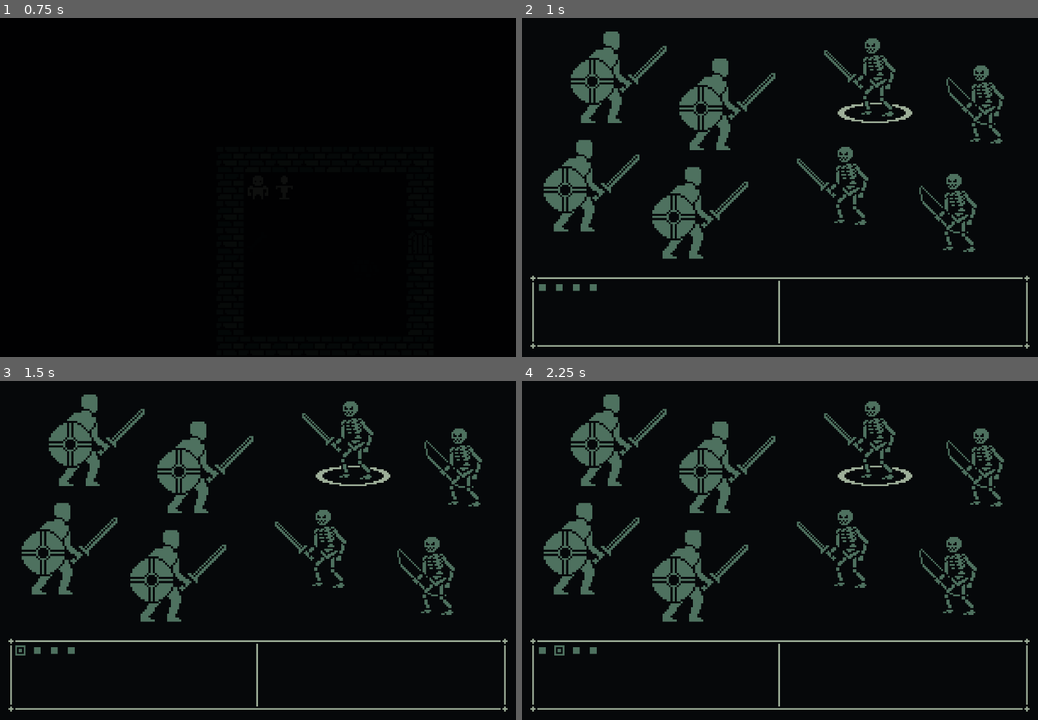
Above: before the commit, frames 1-4 (two rows, left to right).
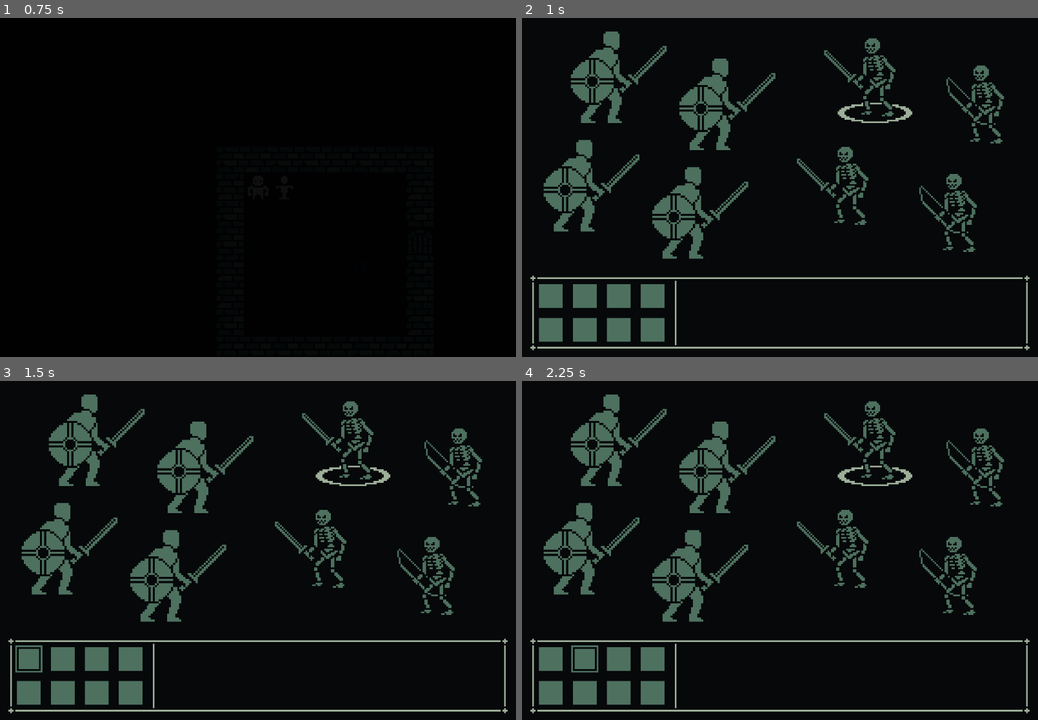
Above: after the commit, the same moments.

Repository: Paraldos/vampire-game
Game: Godot game, scene res://world.tscn
Two runs of this game, one before a commit and one after it. Both use one fixed random seed, a clock stepped at 60 frames per second and the inputs below.
Inputs (mouse positions are in pixels of both pictures, inside the frame that each line leads up to; where the layout moved, square brackets give the same spot in the first picture):
- Up to frame 1 (0.75 s): tap Enter at 0.5 s; hold D (right) from 0.53 s (still down)
- Up to frame 2 (1 s): keep holding D (right)
- Up to frame 3 (1.5 s): release D (right) at 1.25 s; click (30, 658) [20, 652] at 1.25 s
- Up to frame 4 (2.25 s): click (583, 658) [558, 652] at 2 s

Frame 1 is identical in both runs. In frame 2, 3.8% of the frame differs, in the area x 1-99%, y 77-99%; in frame 3, 3.8%; in frame 4, 3.9%.

Commit message:
combat controlls

Diff:
--- /dev/null
+++ b/combat/combat_controlls.gd
@@ -0,0 +1,7 @@
+extends MarginContainer
+
+func _ready() -> void:
+	GlobalSignals.activate_character.connect(_on_activate_character)
+
+func _on_activate_character(activted_character : Character):
+	print(activted_character)
--- /dev/null
+++ b/combat/combat_controlls.tscn
@@ -0,0 +1,67 @@
+[gd_scene format=3 uid="uid://bj5y4sdb7wwnn"]
+
+[ext_resource type="Theme" uid="uid://cd6ht6ujise3c" path="res://main_theme.tres" id="1_65ica"]
+[ext_resource type="Script" uid="uid://c7qro5mi67wjj" path="res://combat/combat_controlls.gd" id="2_gbx52"]
+
+[node name="CombatControlls" type="MarginContainer" unique_id=120188225]
+anchors_preset = 15
+anchor_right = 1.0
+anchor_bottom = 1.0
+offset_top = 151.5
+offset_bottom = 0.5
+grow_horizontal = 2
+grow_vertical = 2
+theme = ExtResource("1_65ica")
+theme_override_constants/margin_left = 5
+theme_override_constants/margin_right = 5
+theme_override_constants/margin_bottom = 5
+script = ExtResource("2_gbx52")
+
+[node name="PanelContainer" type="PanelContainer" parent="." unique_id=790606261]
+layout_mode = 2
+
+[node name="HBoxContainer" type="HBoxContainer" parent="PanelContainer" unique_id=885427634]
+layout_mode = 2
+
+[node name="GridContainer" type="GridContainer" parent="PanelContainer/HBoxContainer" unique_id=1497421392]
+layout_mode = 2
+columns = 4
+
+[node name="Button" type="Button" parent="PanelContainer/HBoxContainer/GridContainer" unique_id=1306738341]
+custom_minimum_size = Vector2(16, 16)
+layout_mode = 2
+
+[node name="Button2" type="Button" parent="PanelContainer/HBoxContainer/GridContainer" unique_id=1781957914]
+custom_minimum_size = Vector2(16, 16)
+layout_mode = 2
+
+[node name="Button3" type="Button" parent="PanelContainer/HBoxContainer/GridContainer" unique_id=693810090]
+custom_minimum_size = Vector2(16, 16)
+layout_mode = 2
+
+[node name="Button4" type="Button" parent="PanelContainer/HBoxContainer/GridContainer" unique_id=1864741402]
+custom_minimum_size = Vector2(16, 16)
+layout_mode = 2
+
+[node name="Button5" type="Button" parent="PanelContainer/HBoxContainer/GridContainer" unique_id=1551707438]
+custom_minimum_size = Vector2(16, 16)
+layout_mode = 2
+
+[node name="Button6" type="Button" parent="PanelContainer/HBoxContainer/GridContainer" unique_id=413500767]
+custom_minimum_size = Vector2(16, 16)
+layout_mode = 2
+
+[node name="Button7" type="Button" parent="PanelContainer/HBoxContainer/GridContainer" unique_id=1996741043]
+custom_minimum_size = Vector2(16, 16)
+layout_mode = 2
+
+[node name="Button8" type="Button" parent="PanelContainer/HBoxContainer/GridContainer" unique_id=1443351740]
+custom_minimum_size = Vector2(16, 16)
+layout_mode = 2
+
+[node name="VSeparator" type="VSeparator" parent="PanelContainer/HBoxContainer" unique_id=944197015]
+layout_mode = 2
+
+[node name="Label" type="Label" parent="PanelContainer/HBoxContainer" unique_id=1994581842]
+layout_mode = 2
+size_flags_horizontal = 3
--- a/combat/combat_window.tscn
+++ b/combat/combat_window.tscn
@@ -1,7 +1,7 @@
 [gd_scene format=3 uid="uid://dqqin61d3ow2p"]
 
 [ext_resource type="Script" uid="uid://3eqtw7nl6s51" path="res://combat/combat_window.gd" id="1_w54px"]
-[ext_resource type="Theme" uid="uid://cd6ht6ujise3c" path="res://main_theme.tres" id="2_gbtqw"]
+[ext_resource type="PackedScene" uid="uid://bj5y4sdb7wwnn" path="res://combat/combat_controlls.tscn" id="2_gbtqw"]
 
 [node name="Combat" type="CanvasLayer" unique_id=941987718]
 script = ExtResource("1_w54px")
@@ -43,44 +43,4 @@
 [node name="EnemySlot3" type="Marker2D" parent="EnemySlots" unique_id=959659981]
 position = Vector2(256, 112)
 
-[node name="MarginContainer" type="MarginContainer" parent="." unique_id=551488470]
-anchors_preset = 15
-anchor_right = 1.0
-anchor_bottom = 1.0
-offset_top = 152.0
-grow_horizontal = 2
-grow_vertical = 2
-theme = ExtResource("2_gbtqw")
-theme_override_constants/margin_left = 5
-theme_override_constants/margin_right = 5
-theme_override_constants/margin_bottom = 5
-
-[node name="PanelContainer" type="PanelContainer" parent="MarginContainer" unique_id=50635133]
-layout_mode = 2
-
-[node name="HBoxContainer" type="HBoxContainer" parent="MarginContainer/PanelContainer" unique_id=1054737291]
-layout_mode = 2
-
-[node name="GridContainer" type="GridContainer" parent="MarginContainer/PanelContainer/HBoxContainer" unique_id=397299404]
-layout_mode = 2
-size_flags_horizontal = 3
-columns = 4
-
-[node name="Button" type="Button" parent="MarginContainer/PanelContainer/HBoxContainer/GridContainer" unique_id=70729058]
-layout_mode = 2
-
-[node name="Button2" type="Button" parent="MarginContainer/PanelContainer/HBoxContainer/GridContainer" unique_id=1921954470]
-layout_mode = 2
-
-[node name="Button3" type="Button" parent="MarginContainer/PanelContainer/HBoxContainer/GridContainer" unique_id=3614719]
-layout_mode = 2
-
-[node name="Button4" type="Button" parent="MarginContainer/PanelContainer/HBoxContainer/GridContainer" unique_id=1317625949]
-layout_mode = 2
-
-[node name="VSeparator" type="VSeparator" parent="MarginContainer/PanelContainer/HBoxContainer" unique_id=873965249]
-layout_mode = 2
-
-[node name="Label" type="Label" parent="MarginContainer/PanelContainer/HBoxContainer" unique_id=148570506]
-layout_mode = 2
-size_flags_horizontal = 3
+[node name="CombatControlls" parent="." unique_id=120188225 instance=ExtResource("2_gbtqw")]
--- a/manager/global_signals.gd
+++ b/manager/global_signals.gd
@@ -1,4 +1,4 @@
 extends Node
 # Global Signals
 
-signal activate_character(character : Character)
+signal activate_character(activted_character : Character)
Not shown, added: combat/combat_controlls.gd.uid
